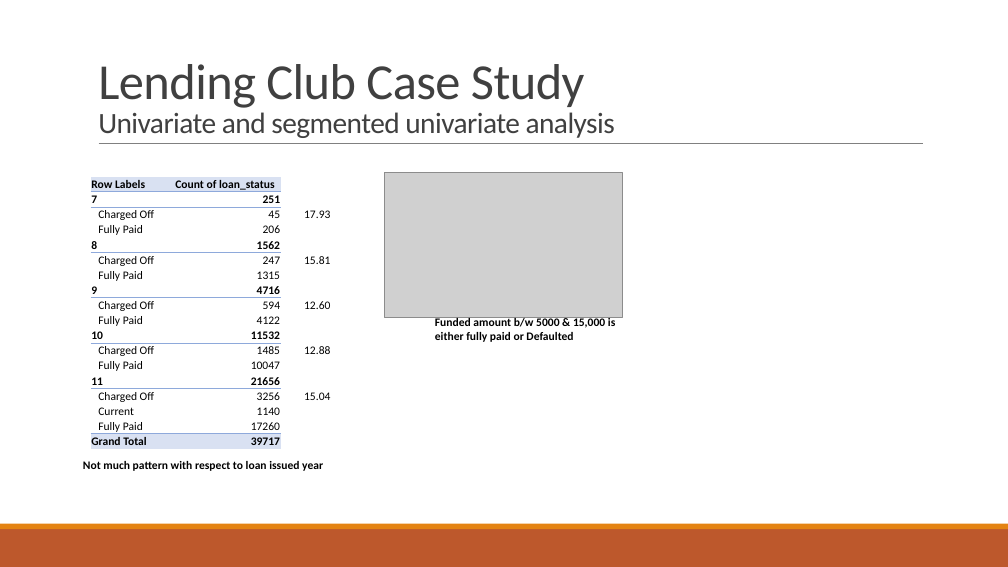
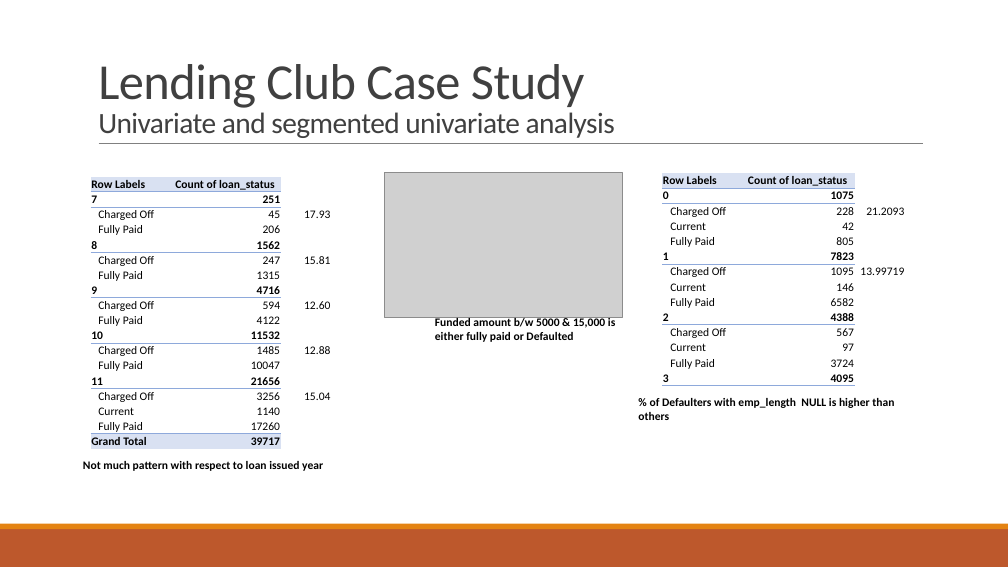
Before and after one commit to rajaanr7/LendingClubPvt, a slide deck: slide 7 of Lending Club Case Study_SelvakumarKaruppannan.pptx. Drawn at 1008x567 pixels with LibreOffice and Linux fonts; fonts in the diff are those of the drawing; grey boxes stand for pictures. Boxes give left, top, right and bottom in pixels: in the first picture for what was removed or moved away, otherwise in the second. Text is boxed around its words. In the diff, an @@ line names an element or a change of style, - is before the commit and + after.

Commit message:
some more univariate analysis

```diff
--- a/Lending Club Case Study_SelvakumarKaruppannan.pptx
+++ b/Lending Club Case Study_SelvakumarKaruppannan.pptx
@@ table added at bbox=[662, 172, 905, 386], 14 rows, 3 columns @@
+Row Labels | Count of loan_status | 
+0 | 1075 | 
+Charged Off | 228 | 21.2093
+Current | 42 | 
+Fully Paid | 805 | 
+1 | 7823 | 
+Charged Off | 1095 | 13.99719
+Current | 146 | 
+Fully Paid | 6582 | 
+2 | 4388 | 
+Charged Off | 567 | 
+Current | 97 | 
+Fully Paid | 3724 | 
+3 | 4095 | 
@@ text added at bbox=[638, 398, 894, 420], 11 pt, text #000000, bold @@
+% of Defaulters with emp_length NULL is higher than others
```
Also in this commit, not shown: 2 other files.
